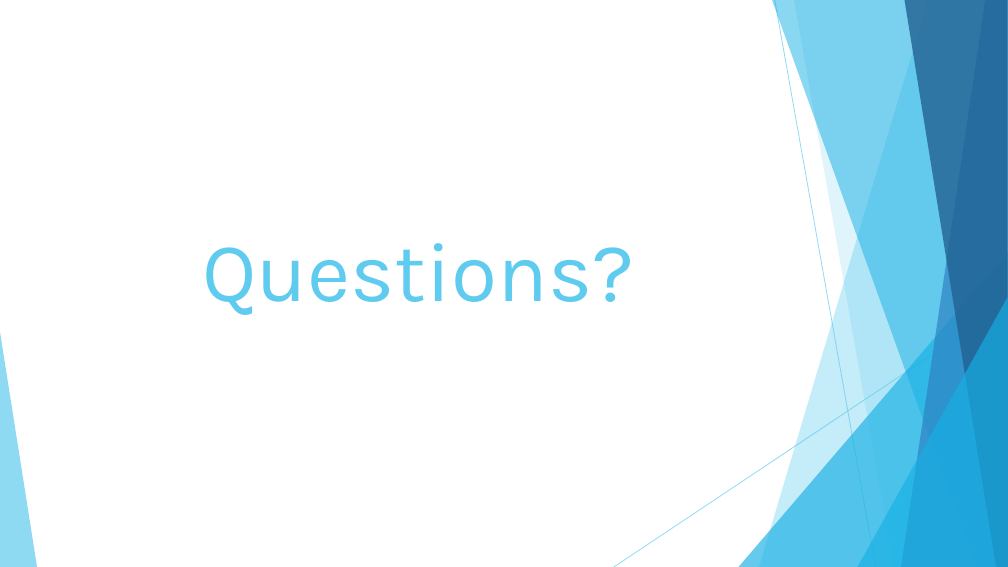
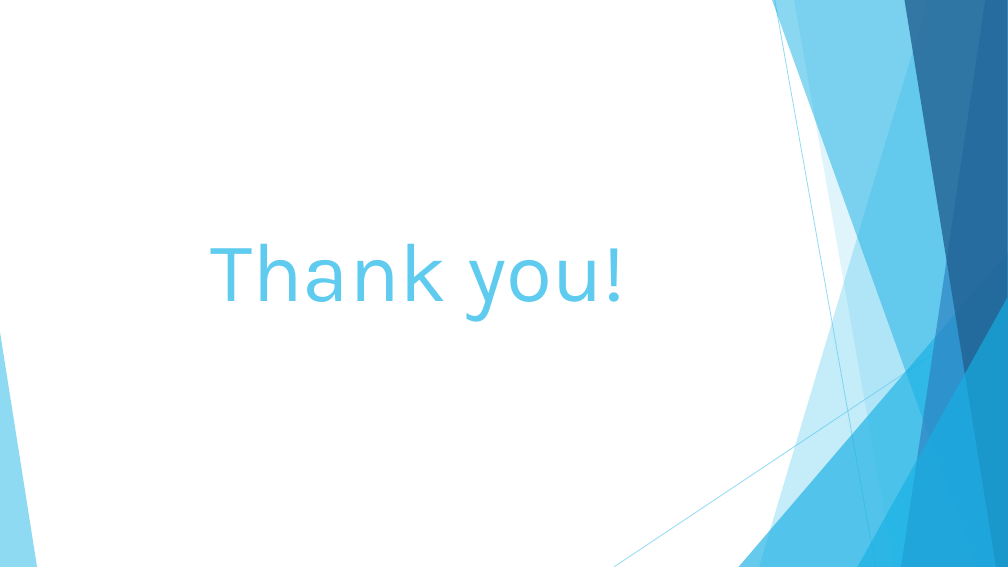
Before and after one commit to TZstatsADS/Spring2018-Project4-grp5, a slide deck: slide 18 of doc/Project4.pptx. Drawn at 1008x567 pixels with LibreOffice and Linux fonts; fonts in the diff are those of the drawing. Boxes give left, top, right and bottom in pixels: in the first picture for what was removed or moved away, otherwise in the second. Text is boxed around its words. In the diff, an @@ line names an element or a change of style, - is before the commit and + after.

```diff
--- a/doc/Project4.pptx
+++ b/doc/Project4.pptx
@@ title at (x1=210, y1=243, x2=626, y2=321): text changed @@
-Questions?
+Thank you!
```
